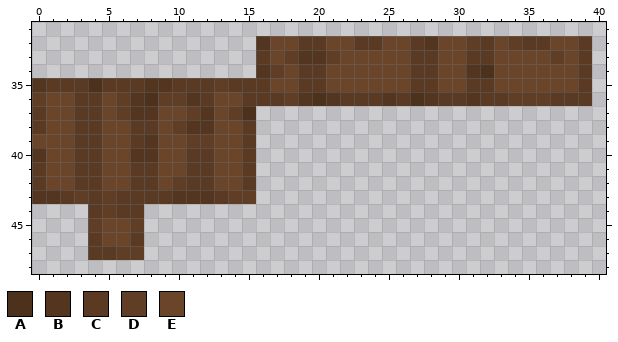
One commit to this pixel-art sprite: textures/Armor_Layer_2_baseColor.png. Above is the file before it was changed.
The file is 64x64 pixels. Colours within 5 levels of each other are drawn and written as one. Shown: x 0..40, y 31..48.
Palette (. is transparent): A #4c311d  B #533520  C #5a3a23  D #603e25  E #6b4529
Pixels before, first column x 0:
32 ................BEECCEECCEECBEEDCEDCCEEC
33 ................CEDBBDEEEEECCEECCEEEEDEC
34 ................BDECCEEEEEECCEEBAEEEEEEC
35 BCCCACCCBBCCCDCCCEECCEEEEEECCEECCEEEEEEC
36 DEECCEDBADDBCEECCCDBABCCCBCABCCBCCDDDCCC
37 CEECCEDBBEEDBEDA........................
38 CEECCEECCEDBBEEC........................
39 EEECCEECBEEDDEEC........................
40 BEECCEEBBEECCEEC........................
41 CEECCEECCEECCEEC........................
42 CEECCEECCEDCCEEC........................
43 BBCDCDCCCCBBBCDD........................
44 ....CDCC................................
45 ....DEED................................
46 ....CEEC................................
47 ....CCDD................................
Now the later version:
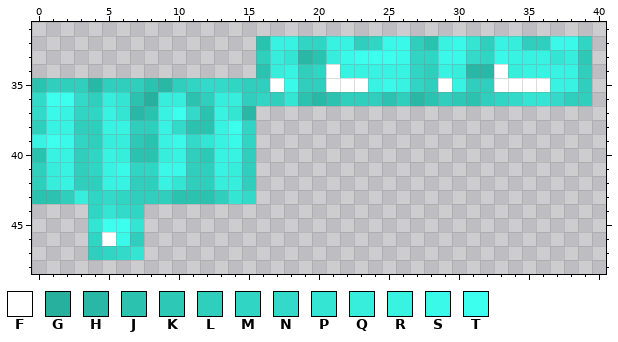
Colours new in this view: F #ffffff  G #28b09e  H #2ab8a6  J #2cc2b0  K #2ec8b6  L #30cebd  M #31d5c3  N #33dac9  P #35e5d4  Q #37eddb  R #39f3e2  S #3bf9e8  T #3cffee
Edits made:
Changed rows in their new state; - is an unchanged pixel.
first column x 0:
32 ----------------JRRMMRRLMSSLJRSPLRQLLSSM
33 ----------------LQPHJQSTTTSMMSSNMSRRRPQK
34 ----------------JQRLMFRRRRRMLRQHHFQRRRRL
35 JLLLHLLLJHLMNNMLLFSLLFFFRSRMLFRLLFFFFRRL
36 NTTNLQPJGQQJLQQLMLPJHJLLLJLHJLKJLMNPPNLL
37 NSRMMRPHJRTNJRPH------------------------
38 LRRLLRRLLRNJJRTM------------------------
39 RTSMLQQKJRSNPRSM------------------------
40 JRRLMRQJJQRLKRRL------------------------
41 LQRLMRSMMSSLLRQL------------------------
42 LQRLLRRLLRPLLQQL------------------------
43 JJLQMNMLLLJJJLPN------------------------
44 ----MPNM--------------------------------
45 ----PTTP--------------------------------
46 ----MFSL--------------------------------
47 ----LMNP--------------------------------
Changed places in both pictures, as pixel boxes (x1, y1, x2, y2):
changed: (32, 36, 592, 260)
